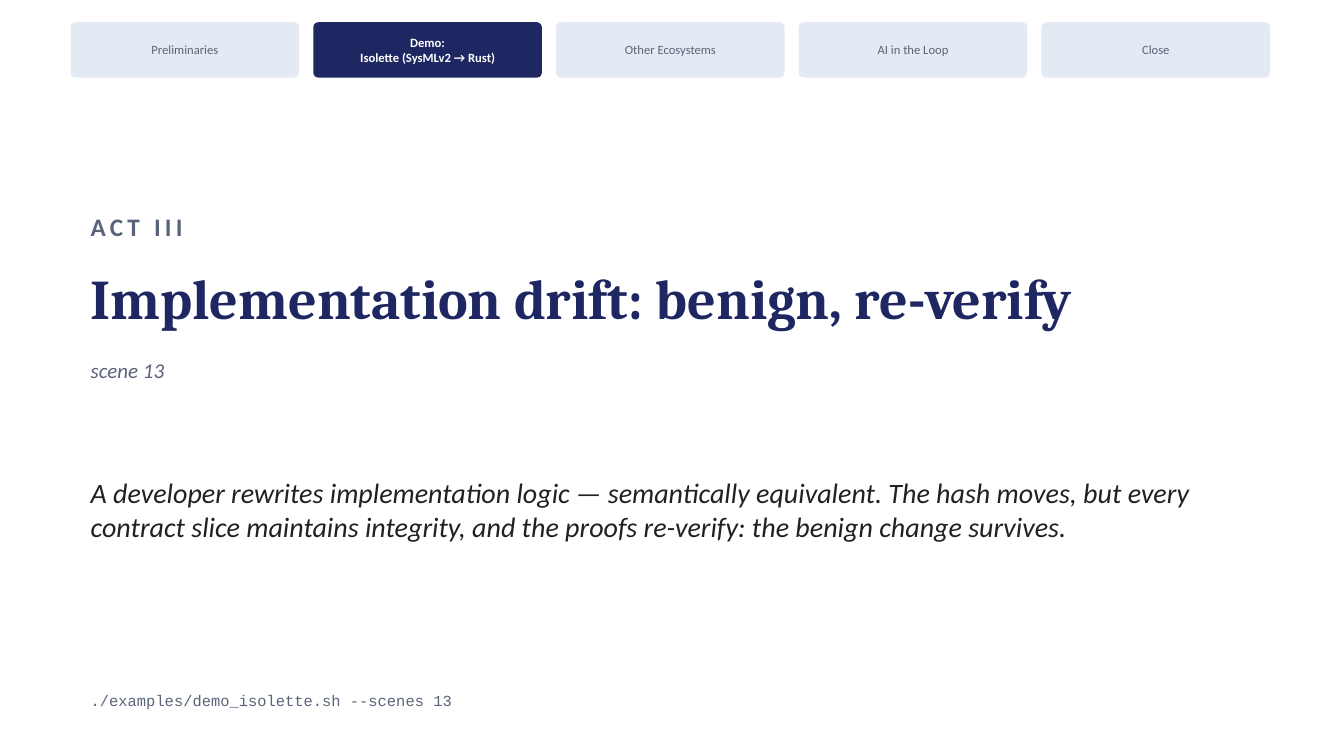
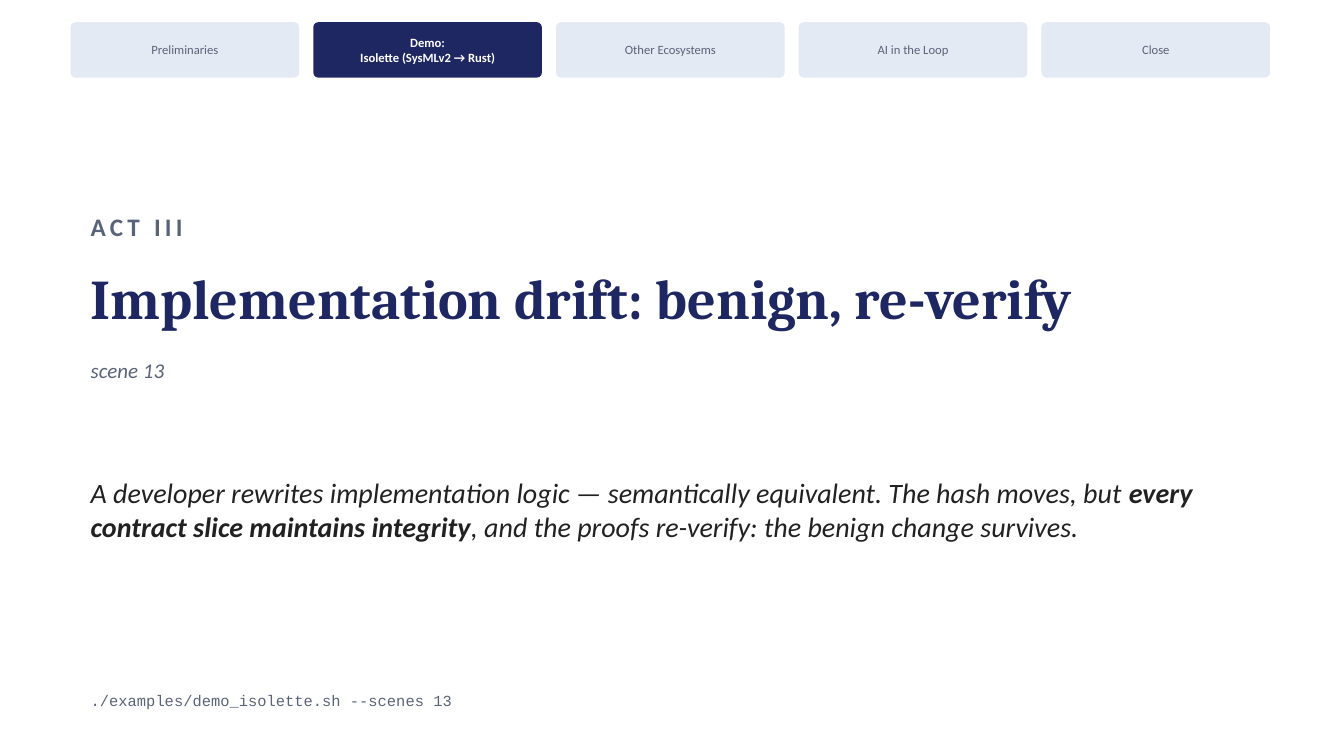
Before and after one commit to ku-sldg/pybb, a slide deck: slide 11 of docs/video_slides_draft.pptx. Drawn at 1344x756 pixels with LibreOffice and Linux fonts; fonts in the diff are those of the drawing. Boxes give left, top, right and bottom in pixels: in the first picture for what was removed or moved away, otherwise in the second. Text is boxed around its words. In the diff, an @@ line names an element or a change of style, - is before the commit and + after.

```diff
--- a/docs/video_slides_draft.pptx
+++ b/docs/video_slides_draft.pptx
@@ text "A developer rewrites implementation logic ..." at (91, 483, 1193, 542): bold on in "every contract slice maintains integrity," @@
```
Also in this commit, not shown: 5 other slides changed, 3 other files.
